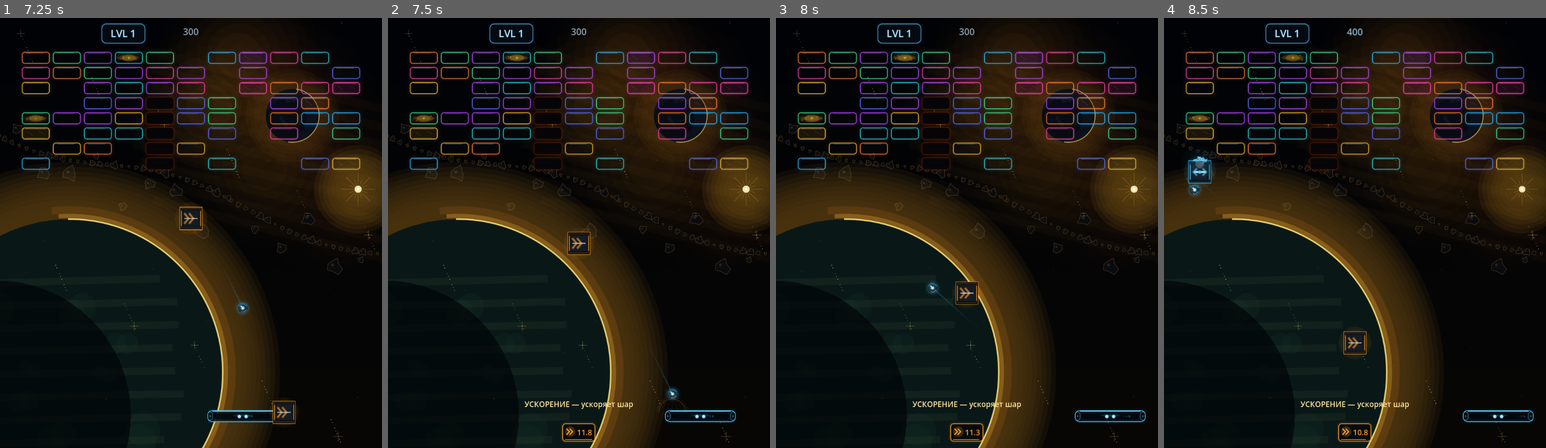
Above: before the commit, frames 1-4 (left to right).
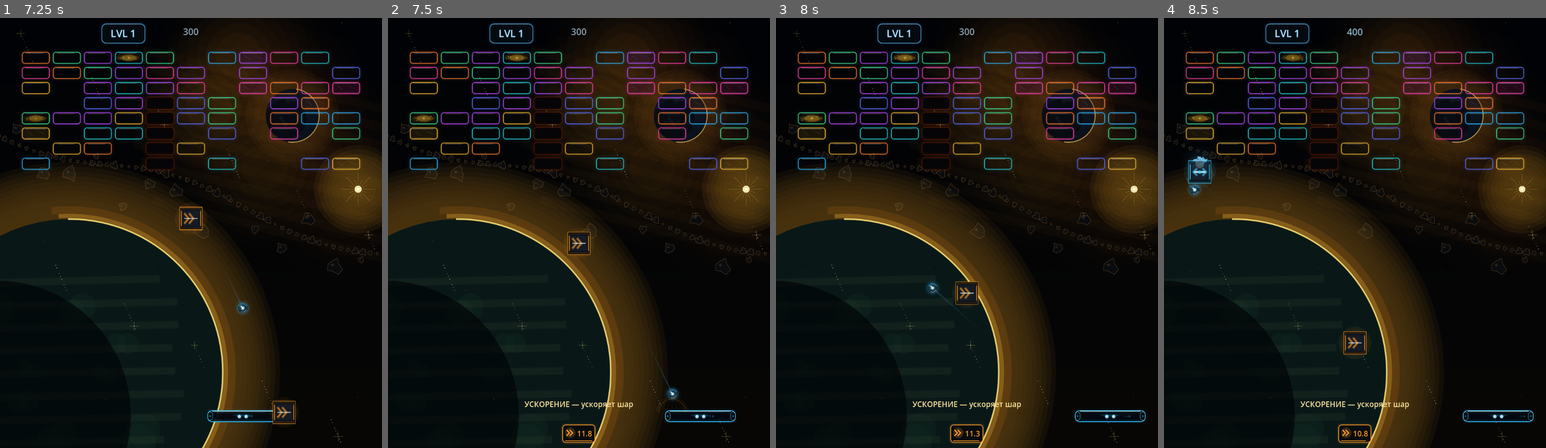
Above: after the commit, the same moments.

Repository: Ardarik421/arkanoid
Game: Godot game, scene res://scenes/main_menu.tscn
Same seed, same stepped clock (60 frames per second), same inputs: the game is played once before the commit and once after it.
Inputs (mouse positions are in pixels of both pictures, inside the frame that each line leads up to):
- Up to frame 1 (7.25 s): click "НОВАЯ ИГРА" at 0.5 s; tap Enter at 1.25 s; move the mouse to (275, 211) at 1.27 s; hold D (move_right) 1.28-2.03 s; tap Space (launch_ball) every 0.75 s from 1.35 to 6.6 s; click (275, 211) at 1.42 s; move the mouse to (114, 254) at 2.02 s; hold A (move_left) 2.03-2.78 s; move the mouse to (229, 138) at 2.77 s; hold D (move_right) 2.78-4.28 s; move the mouse to (171, 319) at 3.52 s; click (171, 319) at 3.67 s; move the mouse to (305, 297) at 4.27 s; hold A (move_left) 4.28-6.53 s; move the mouse to (76, 168) at 5.02 s; move the mouse to (210, 233) at 5.77 s; click (210, 233) at 5.92 s; move the mouse to (133, 125) at 6.52 s; hold D (move_right) from 6.53 s (still down)
- Up to frame 2 (7.5 s): keep holding D (move_right); move the mouse to (663, 211) at 7.27 s; tap Space (launch_ball) at 7.35 s
- Up to frame 3 (8 s): keep holding D (move_right)
- Up to frame 4 (8.5 s): keep holding D (move_right); move the mouse to (1278, 254) at 8.02 s; tap Space (launch_ball) at 8.1 s; click (1278, 254) at 8.17 s

Frame 1 is identical in both runs. In frame 2, 0.2% of the frame differs, in the area x 45-55%, y 94-99%; in frame 3, 0.2%; in frame 4, 0.2%.

Commit message:
Polish bottom HUD and game over layout

Diff:
--- a/scenes/main.gd
+++ b/scenes/main.gd
@@ -175,7 +175,7 @@
 const SHIELD_BOTTOM_MARGIN: float = 120.0
 const LANDSCAPE_PADDLE_BOTTOM_MARGIN: float = 80.0
 const LANDSCAPE_SHIELD_BOTTOM_MARGIN: float = 88.0
-const EFFECTS_BELOW_PADDLE_GAP: float = 6.0
+const EFFECTS_BELOW_PADDLE_GAP: float = 9.0
 const PADDLE_HALF_HEIGHT: float = 12.0
 const EFFECTS_BOTTOM_MARGIN: float = 12.0
 
@@ -674,10 +674,18 @@
 # ПОБЕДА И ПОРАЖЕНИЕ
 # =========================
 
+func _layout_game_over_label() -> void:
+	var arena_size := get_viewport_rect().size
+	$GameOverLabel.position = Vector2.ZERO
+	$GameOverLabel.size = arena_size
+	$GameOverLabel.horizontal_alignment = HORIZONTAL_ALIGNMENT_CENTER
+	$GameOverLabel.vertical_alignment = VERTICAL_ALIGNMENT_CENTER
+
 func show_game_over():
 	game_over = true
 	$GameOverLabel.text = "ИГРА ОКОНЧЕНА\nSPACE — повторить уровень\nESC — главное меню"
 	$GameOverLabel.visible = true
+	_layout_game_over_label()
 	$Paddle.can_move = false
 	reset_ball()
 
